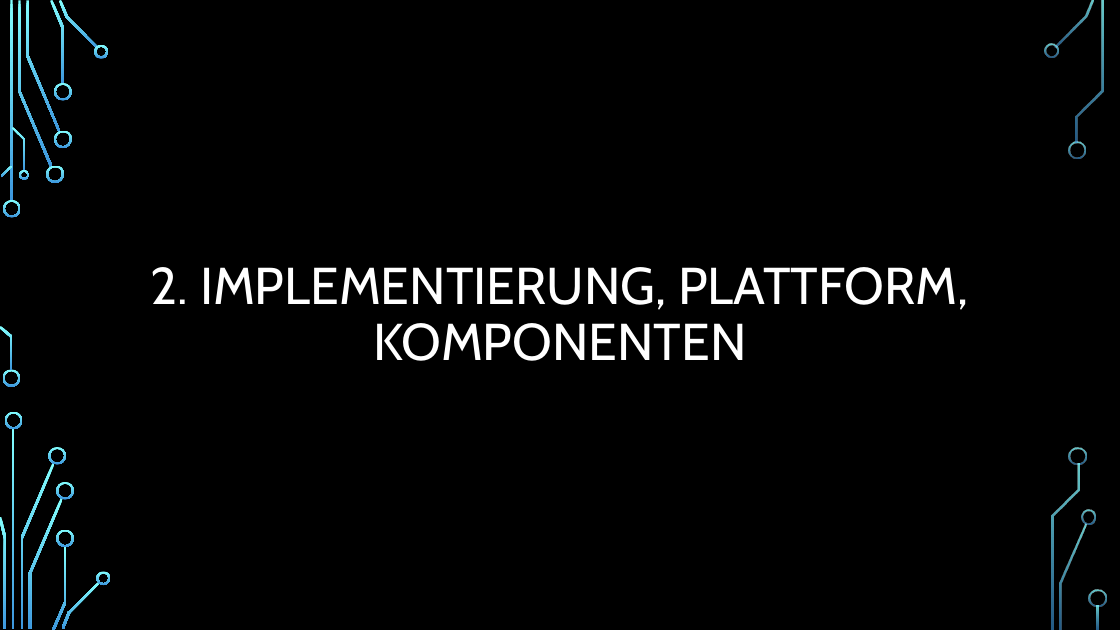
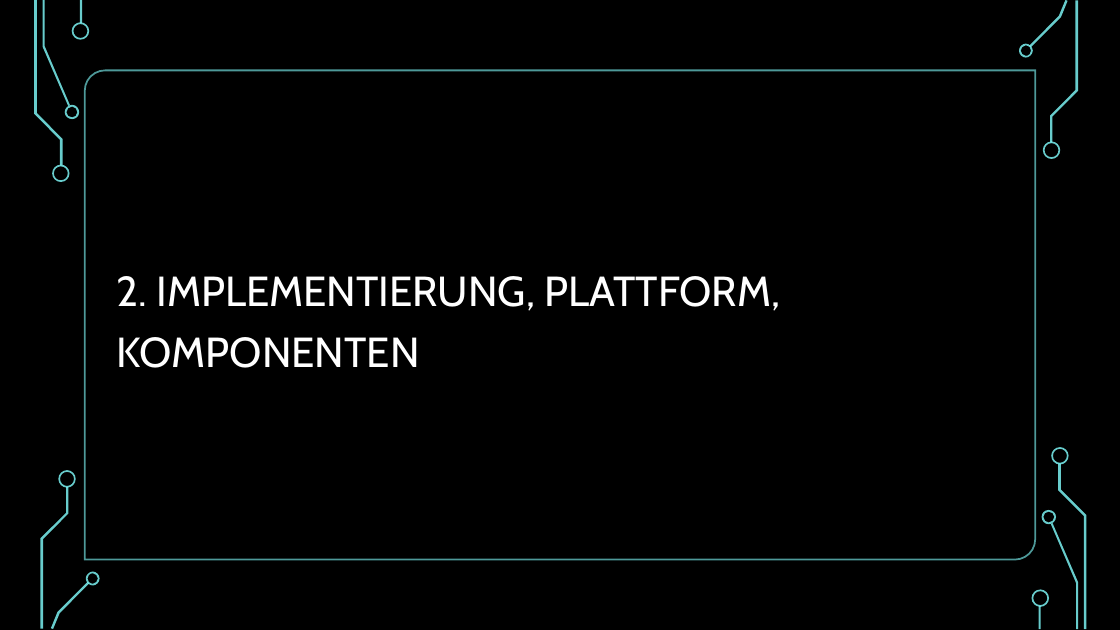
Before and after one commit to CelMur/TINF21CS2_Security_by_Design_Gruppenprojekt, a slide deck: slide 10 of Documentation/2023_10_26_SBD_Präsentation_final.pptx. Drawn at 1120x630 pixels with LibreOffice and Linux fonts; fonts in the diff are those of the drawing; background and template pictures are left out. Boxes give left, top, right and bottom in pixels: in the first picture for what was removed or moved away, otherwise in the second. Text is boxed around its words. In the diff, an @@ line names an element or a change of style, - is before the commit and + after.

```diff
--- a/Documentation/2023_10_26_SBD_Präsentation_final.pptx
+++ b/Documentation/2023_10_26_SBD_Präsentation_final.pptx
@@ rectangle added at bbox=[0, 0, 1120, 630], fill #000000 @@
@@ group added at bbox=[34, 0, 1087, 629]: 18 freeform shapes, 2 rectangles, 1 round diag rect @@
@@ text "2. IMPLEMENTIERUNG, PLATTFORM, KOMPONENTEN": place and size @@
-text "2. IMPLEMENTIERUNG, PLATTFORM, KOMPONENTEN" at bbox=[151, 267, 969, 361]
+text "2. IMPLEMENTIERUNG, PLATTFORM, KOMPONENTEN" at bbox=[117, 276, 781, 368]
@@ text "2. IMPLEMENTIERUNG, PLATTFORM, KOMPONENTEN" at bbox=[117, 276, 781, 368]: size 44.4 to 36 pt; alignment centre to left; line spacing 0.9 to 1.2; more space between paragraphs; vertical alignment top to middle @@
@@ group removed at bbox=[3, 44, 1107, 628]: 19 freeform shapes @@
```
Also in this commit, not shown: 3 other slides changed.
